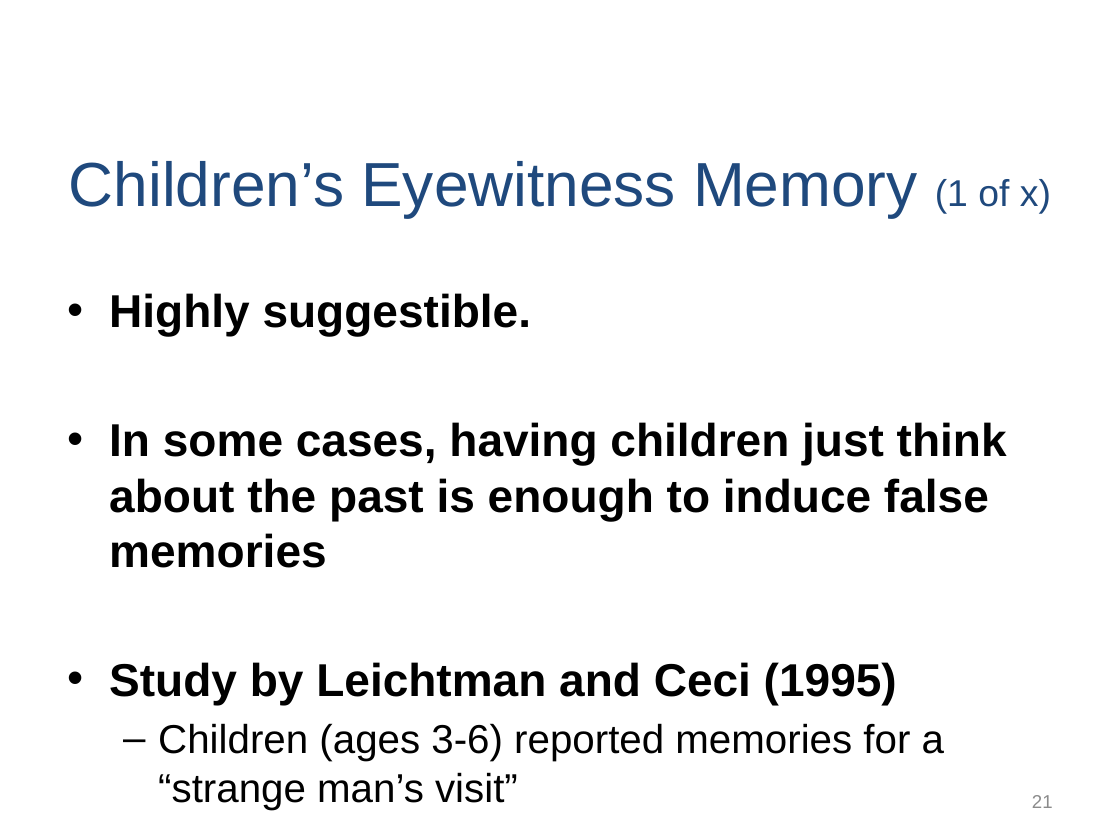
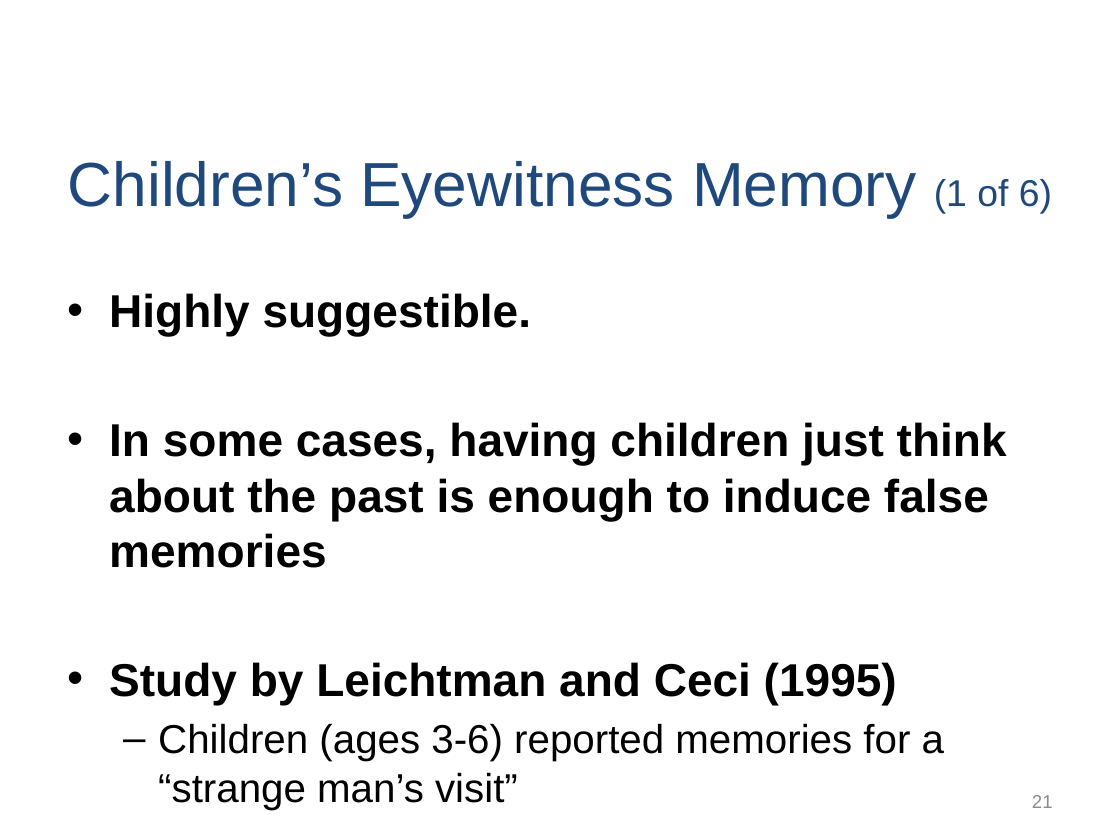
Before and after one commit to npm27/Teaching-Materials, a slide deck: slide 21 of Memory/Slides/Chapter 12.PPTX. Drawn at 1120x840 pixels with LibreOffice and Linux fonts; fonts in the diff are those of the drawing. Boxes give left, top, right and bottom in pixels: in the first picture for what was removed or moved away, otherwise in the second. Text is boxed around its words. In the diff, an @@ line names an element or a change of style, - is before the commit and + after.

```diff
--- a/Memory/Slides/Chapter 12.PPTX
+++ b/Memory/Slides/Chapter 12.PPTX
@@ title at bbox=[68, 161, 1052, 218]: text changed @@
-Children’s Eyewitness Memory (1 of x)
+Children’s Eyewitness Memory (1 of 6)
```
Also in this commit, not shown: 5 other slides changed.
